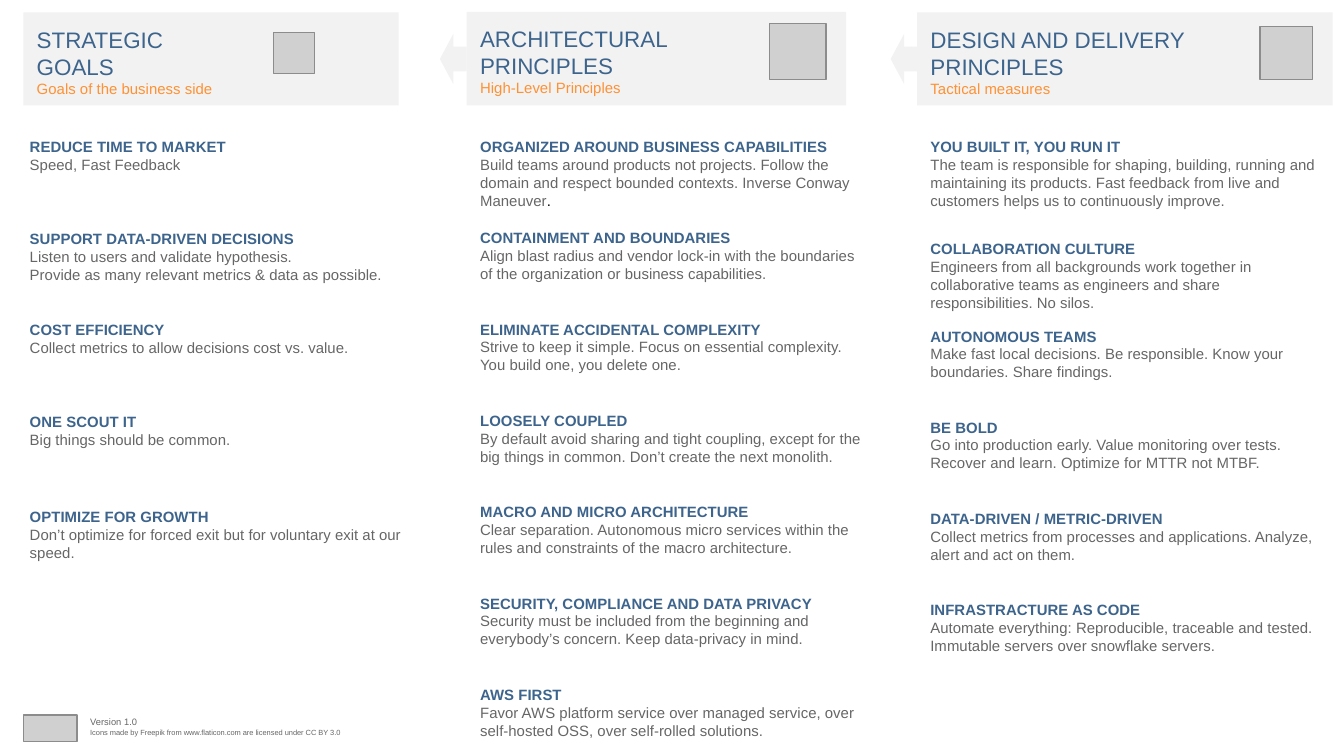
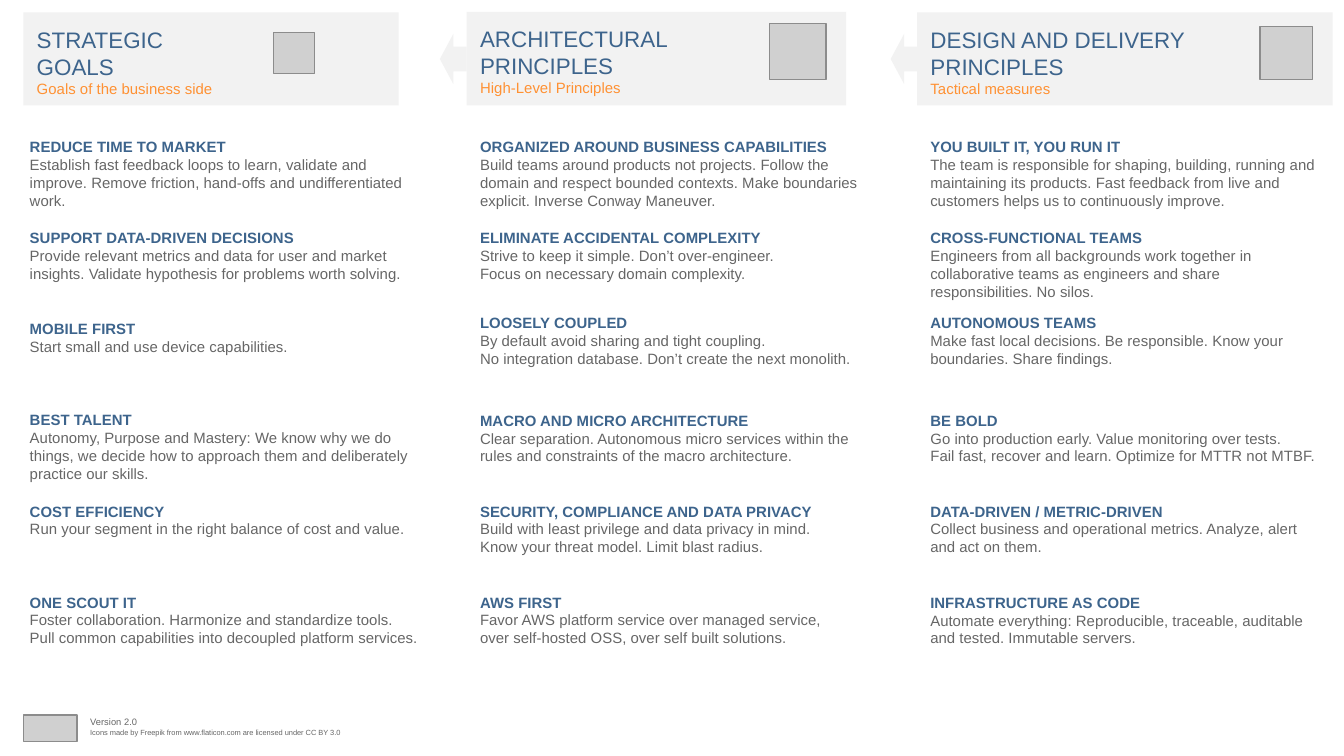
Before and after one commit to Scout24/scout24-engineering-values-and-principles, a slide deck: slide 1 of Scout24ITPrinciples.pptx. Drawn at 1344x756 pixels with LibreOffice and Linux fonts; fonts in the diff are those of the drawing; grey boxes stand for pictures. Boxes give left, top, right and bottom in pixels: in the first picture for what was removed or moved away, otherwise in the second. Text is boxed around its words. In the diff, an @@ line names an element or a change of style, - is before the commit and + after.

```diff
--- a/Scout24ITPrinciples.pptx
+++ b/Scout24ITPrinciples.pptx
@@ text at (30, 159, 402, 206): text changed @@
-Speed, Fast Feedback
+Establish fast feedback loops to learn, validate and improve. Remove friction, hand-offs and undifferentiated work.
@@ text at (480, 159, 857, 209): text changed @@
-Build teams around products not projects. Follow the domain and respect bounded contexts. Inverse Conway Maneuver.
+Build teams around products not projects. Follow the domain and respect bounded contexts. Make boundaries explicit. Inverse Conway Maneuver.
@@ text removed at (480, 232, 854, 282) @@
-CONTAINMENT AND BOUNDARIES
-Align blast radius and vendor lock-in with the boundaries of the organization or business capabilities.
@@ text "CROSS-FUNCTIONAL TEAMS": place and size @@
-text "CROSS-FUNCTIONAL TEAMS" at (930, 243, 1252, 311)
+text "CROSS-FUNCTIONAL TEAMS" at (930, 232, 1252, 300)
@@ text at (930, 232, 1142, 243): text changed @@
-COLLABORATION CULTURE
+CROSS-FUNCTIONAL TEAMS
@@ text at (30, 250, 401, 282): text changed @@
-Listen to users and validate hypothesis.
-Provide as many relevant metrics & data as possible.
+Provide relevant metrics and data for user and market insights. Validate hypothesis for problems worth solving.
@@ text at (480, 250, 774, 282): text changed @@
-Strive to keep it simple. Focus on essential complexity. You build one, you delete one.
+Strive to keep it simple. Don’t over-engineer.
+Focus on necessary domain complexity.
@@ text at (30, 323, 287, 355): text changed @@
-COST EFFICIENCY
-Collect metrics to allow decisions cost vs. value.
+MOBILE FIRST
+Start small and use device capabilities.
@@ text "LOOSELY COUPLED": place and size @@
-text "LOOSELY COUPLED" at (480, 415, 861, 465)
+text "LOOSELY COUPLED" at (480, 317, 851, 367)
@@ text "AUTONOMOUS TEAMS": place and size @@
-text "AUTONOMOUS TEAMS" at (930, 331, 1283, 380)
+text "AUTONOMOUS TEAMS" at (930, 317, 1283, 367)
@@ text at (480, 335, 851, 367): text changed @@
-By default avoid sharing and tight coupling, except for the big things in common. Don’t create the next monolith.
+By default avoid sharing and tight coupling.
+No integration database. Don’t create the next monolith.
@@ text added at (30, 414, 408, 482), 8 pt, text #666666 @@
+BEST TALENT
+Autonomy, Purpose and Mastery: We know why we do things, we decide how to approach them and deliberately practice our skills.
@@ text "BE BOLD": place and size @@
-text "BE BOLD" at (930, 422, 1281, 471)
+text "BE BOLD" at (930, 415, 1314, 464)
@@ text at (930, 433, 1314, 464): text changed @@
-Go into production early. Value monitoring over tests. Recover and learn. Optimize for MTTR not MTBF.
+Go into production early. Value monitoring over tests.
+Fail fast, recover and learn. Optimize for MTTR not MTBF.
@@ text at (30, 506, 404, 537): text changed @@
-ONE SCOUT IT
-Big things should be common.
+COST EFFICIENCY
+Run your segment in the right balance of cost and value.
@@ 3 texts: place and size @@
-3 texts at (480, 324, 849, 647)
+3 texts at (480, 232, 849, 555)
@@ text "DATA-DRIVEN / METRIC-DRIVEN": place and size @@
-text "DATA-DRIVEN / METRIC-DRIVEN" at (930, 513, 1312, 560)
+text "DATA-DRIVEN / METRIC-DRIVEN" at (930, 506, 1297, 552)
@@ text at (480, 523, 811, 555): text changed @@
-Security must be included from the beginning and everybody’s concern. Keep data-privacy in mind.
+Build with least privilege and data privacy in mind.
+Know your threat model. Limit blast radius.
@@ text at (930, 523, 1297, 552): text changed @@
-Collect metrics from processes and applications. Analyze, alert and act on them.
+Collect business and operational metrics. Analyze, alert and act on them.
@@ text at (30, 597, 417, 646): text changed @@
-OPTIMIZE FOR GROWTH
-Don’t optimize for forced exit but for voluntary exit at our speed.
+ONE SCOUT IT
+Foster collaboration. Harmonize and standardize tools.
+Pull common capabilities into decoupled platform services.
@@ text "AWS FIRST": place and size @@
-text "AWS FIRST" at (480, 689, 854, 738)
+text "AWS FIRST" at (480, 597, 821, 645)
@@ text at (930, 597, 1303, 643): text changed @@
-INFRASTRACTURE AS CODE
-Automate everything: Reproducible, traceable and tested.
-Immutable servers over snowflake servers.
+INFRASTRUCTURE AS CODE
+Automate everything: Reproducible, traceable, auditable and tested. Immutable servers.
@@ text at (480, 614, 821, 645): text changed @@
-Favor AWS platform service over managed service, over self-hosted OSS, over self-rolled solutions.
+Favor AWS platform service over managed service,
+over self-hosted OSS, over self built solutions.
```
Also in this commit, not shown: 6 other files.
